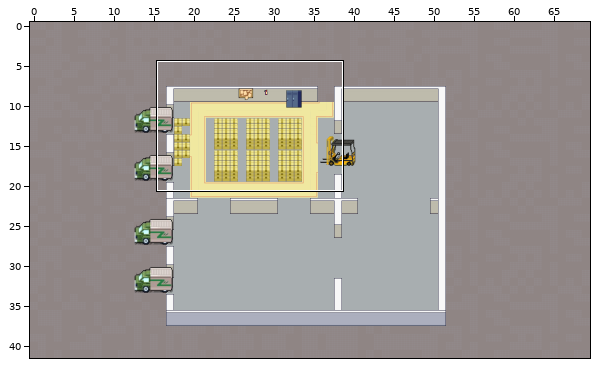
A Tiled map gets an edit: Plácydo/Art/ProjetoMapa.tmx. The first picture is a wide view before the edit; the outline marks the close-up.
Close-up. Earlier state:
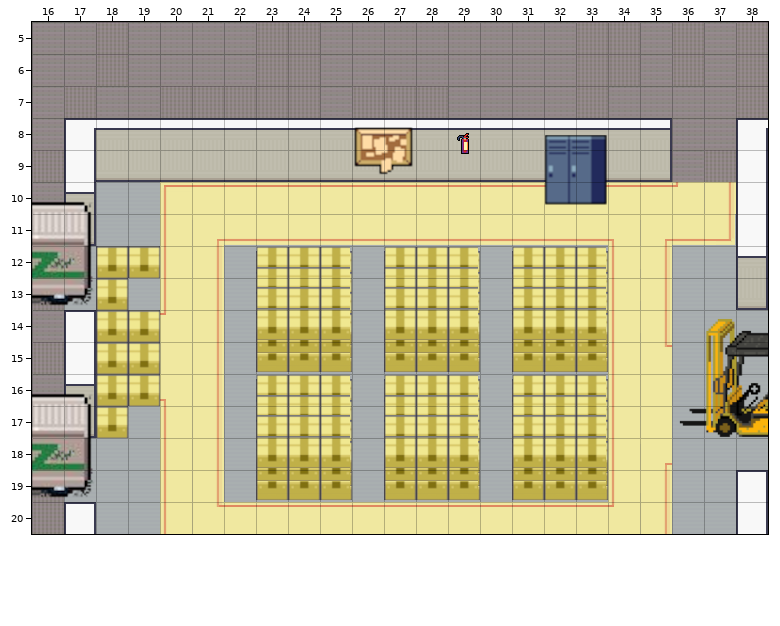
Cells are 32x32 px. Shown: x 16..38, y 5..20.
Once edited:
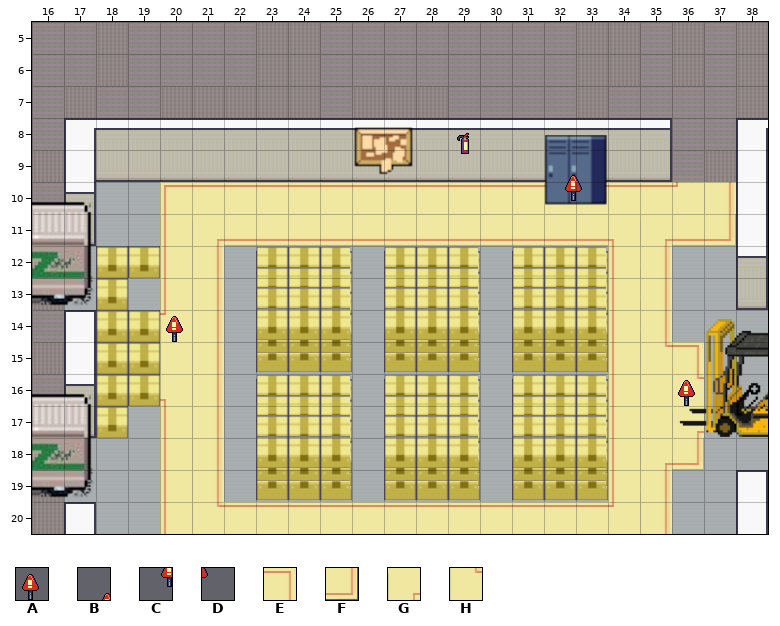
Key: from "CAixa e Armario": A 145, B 219, C 243, D 244; from "Passagem": E 19, F 53, G 92, H 126.
_ is an empty cell.
Tiles of an added or newly shown layer are drawn over the layers below it.
The commit says: Toques finais no mapa
What changed:
Layer "passagens":
The edit adds tile E in row 15 at x 36.
The edit adds tile F in row 18 at x 36.
The edit adds tile G in row 17 at x 36.
The edit adds tile H in row 16 at x 36.
Layer "Aviso-0" (now shown):
The edit adds tile B in row 9 at x 32.
The edit adds tile C in row 10 at x 32.
The edit adds tile D in row 10 at x 33.
Layer "Aviso-1" (now shown):
The edit adds tile A in row 14 at x 20.
Layer "Aviso-2" (now shown):
The edit adds tile A in row 16 at x 36.
Pixel boxes of the changes (left, top, right, bottom) in both close-ups:
added: (565, 175, 582, 201)
added: (166, 316, 183, 342)
added: (672, 342, 704, 469)
